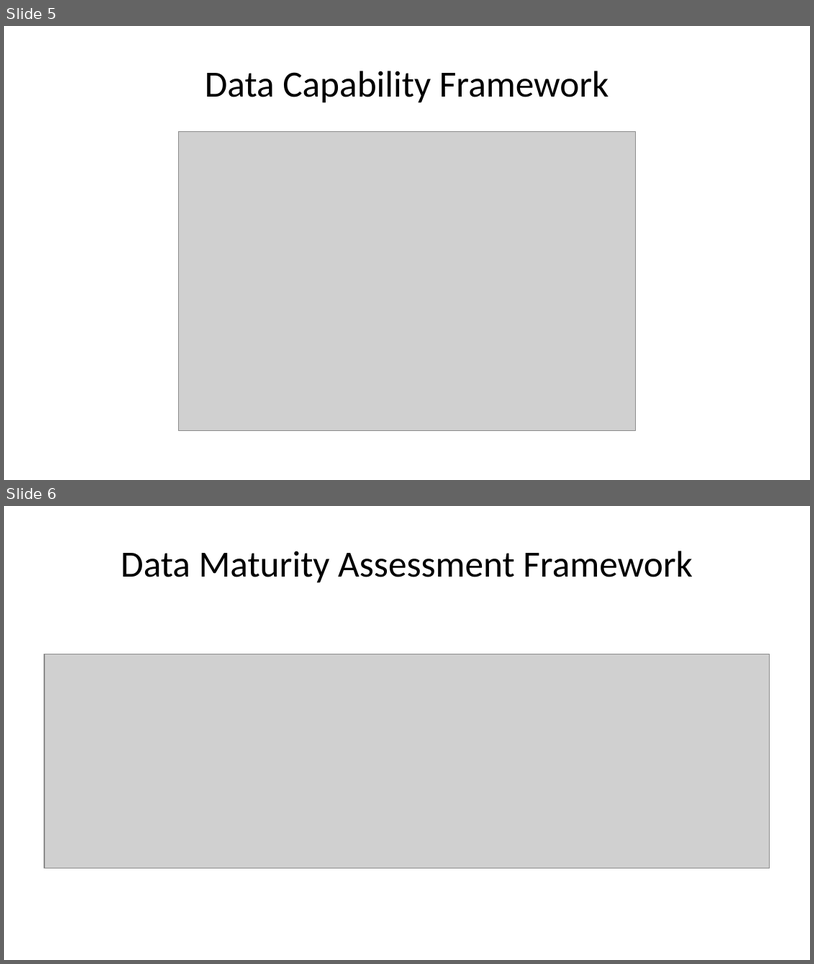
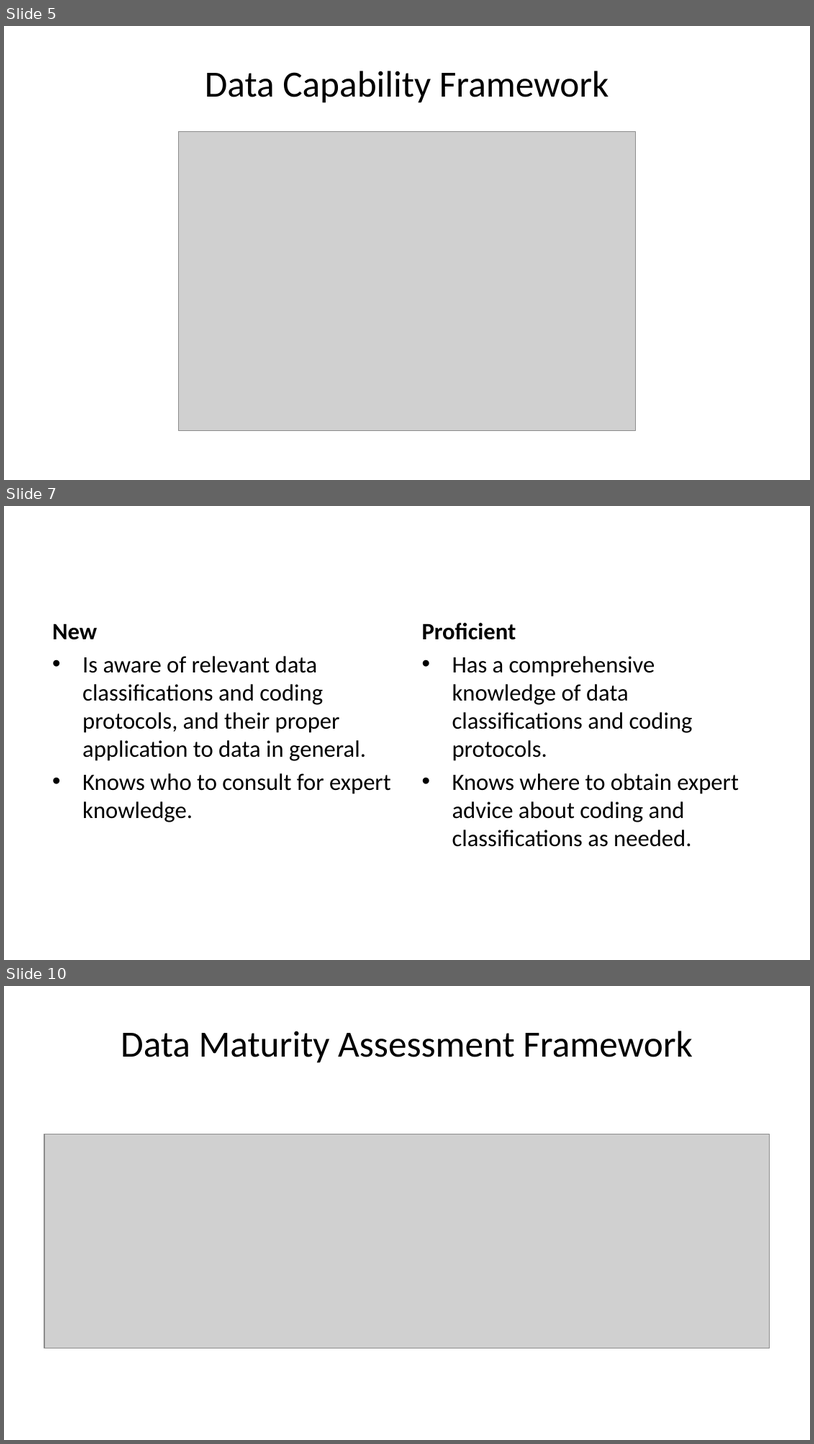
Before and after one commit to tamanh-oxford/capacity-development, a slide deck: data-frameworks/11-best-practice-capacity-building.pptx. Shown one above the other, each under a label of ours: slides 5 and 6 before the commit, slides 5, 7 and 10 after it; the slides between them are not shown. The pictures are 814x964 and 814x1444 pixels, drawn with LibreOffice and Linux fonts; fonts in the diff are those of the drawing; grey boxes stand for pictures. Boxes give left, top, right and bottom in pixels: in the first picture for what was removed or moved away, otherwise in the second. Text is boxed around its words. In the diff, an @@ line names an element or a change of style, - is before the commit and + after.

```diff
--- a/data-frameworks/11-best-practice-capacity-building.pptx
+++ b/data-frameworks/11-best-practice-capacity-building.pptx
@@ slide 7 added at (x1=4, y1=506, x2=810, y2=960), background #FFFFFF @@
@@ text added at (x1=52, y1=623, x2=391, y2=822), 21 pt, text #000000 @@
+New
+• Is aware of relevant data classifications and coding protocols, and their proper application to data in general.
+• Knows who to consult for expert knowledge.
@@ text added at (x1=422, y1=623, x2=739, y2=847), 21 pt, text #000000 @@
+Proficient
+• Has a comprehensive knowledge of data classifications and coding protocols.
+• Knows where to obtain expert advice about coding and classifications as needed.
@@ what was slide 6 is now slide 10 @@
```
Also in this commit, not shown: 1 slide changed, 7 other slides added, 35 other files.
